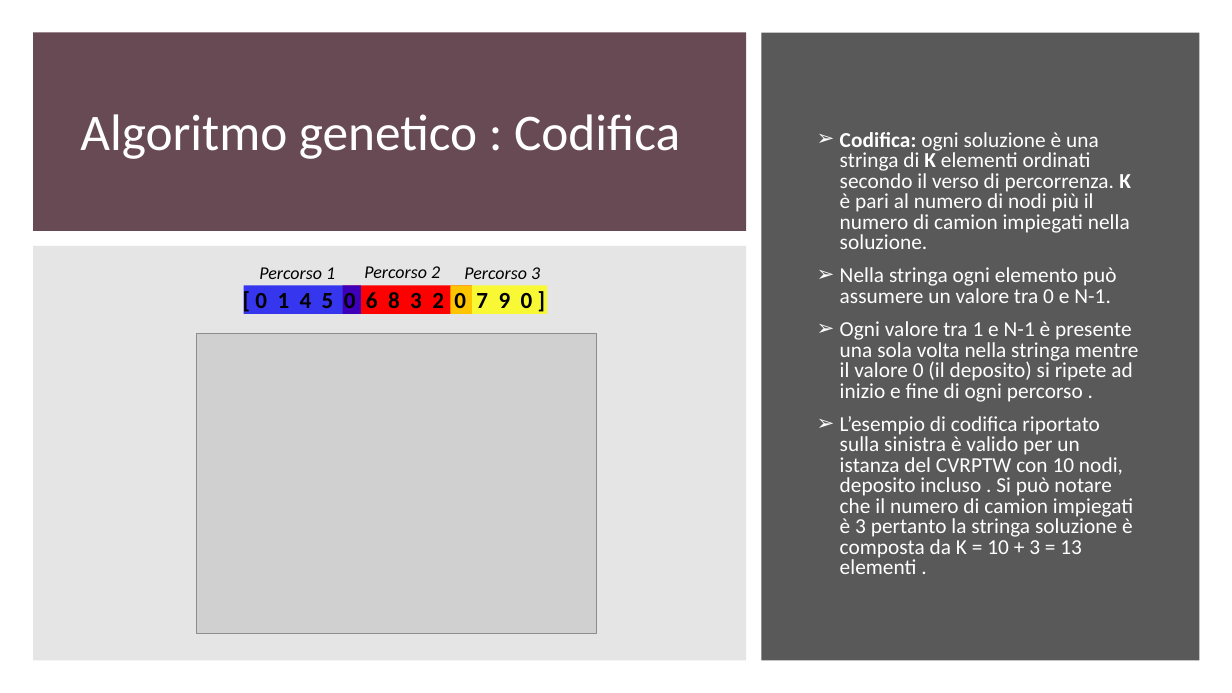
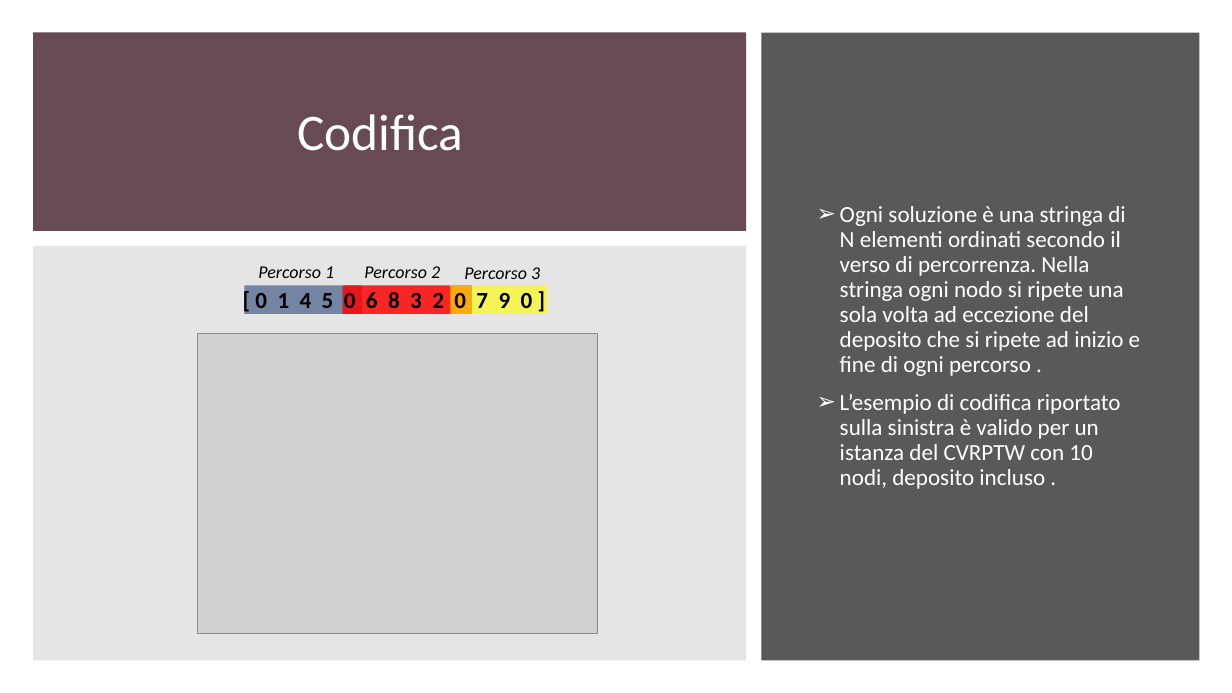
Before and after one commit to gdr-98/Greedy-heuristics-and-genetic-algorithm-for-a-CVRPTW-problem-resolution-, a slide deck: slide 8 of Power_point_nik.pptx. Drawn at 1232x693 pixels with LibreOffice and Linux fonts; fonts in the diff are those of the drawing; grey boxes stand for pictures. Boxes give left, top, right and bottom in pixels: in the first picture for what was removed or moved away, otherwise in the second. Text is boxed around its words. In the diff, an @@ line names an element or a change of style, - is before the commit and + after.

```diff
--- a/Power_point_nik.pptx
+++ b/Power_point_nik.pptx
@@ title at box(297, 114, 463, 151): text changed @@
-Algoritmo genetico : Codifica
+Codifica
@@ text at box(840, 206, 1140, 489): text changed; size 16.6 to 18 pt @@
-➢ Codifica: ogni soluzione è una stringa di K elementi ordinati secondo il verso di percorrenza. K è pari al numero di nodi più il numero di camion impiegati nella soluzione.
-➢ Nella stringa ogni elemento può assumere un valore tra 0 e N-1.
-➢ Ogni valore tra 1 e N-1 è presente una sola volta nella stringa mentre il valore 0 (il deposito) si ripete ad inizio e fine di ogni percorso .
-➢ L’esempio di codifica riportato sulla sinistra è valido per un istanza del CVRPTW con 10 nodi, deposito incluso . Si può notare che il numero di camion impiegati è 3 pertanto la stringa soluzione è composta da K = 10 + 3 = 13 elementi .
+➢ Ogni soluzione è una stringa di N elementi ordinati secondo il verso di percorrenza. Nella stringa ogni nodo si ripete una sola volta ad eccezione del deposito che si ripete ad inizio e fine di ogni percorso .
+➢ L’esempio di codifica riportato sulla sinistra è valido per un istanza del CVRPTW con 10 nodi, deposito incluso .
@@ rectangle at box(245, 286, 362, 314): fill #0000F2 at 76% opacity to #002060 at 49% opacity @@
@@ rectangle at box(343, 286, 472, 314): fill #FF0000 to #FF0000 at 83% opacity @@
@@ rectangle at box(450, 286, 547, 314): fill #FFFF00 at 77% opacity to #FFFF00 at 61% opacity @@
```
Also in this commit, not shown: 14 other slides changed, 4 slides added, 9 slides removed.
